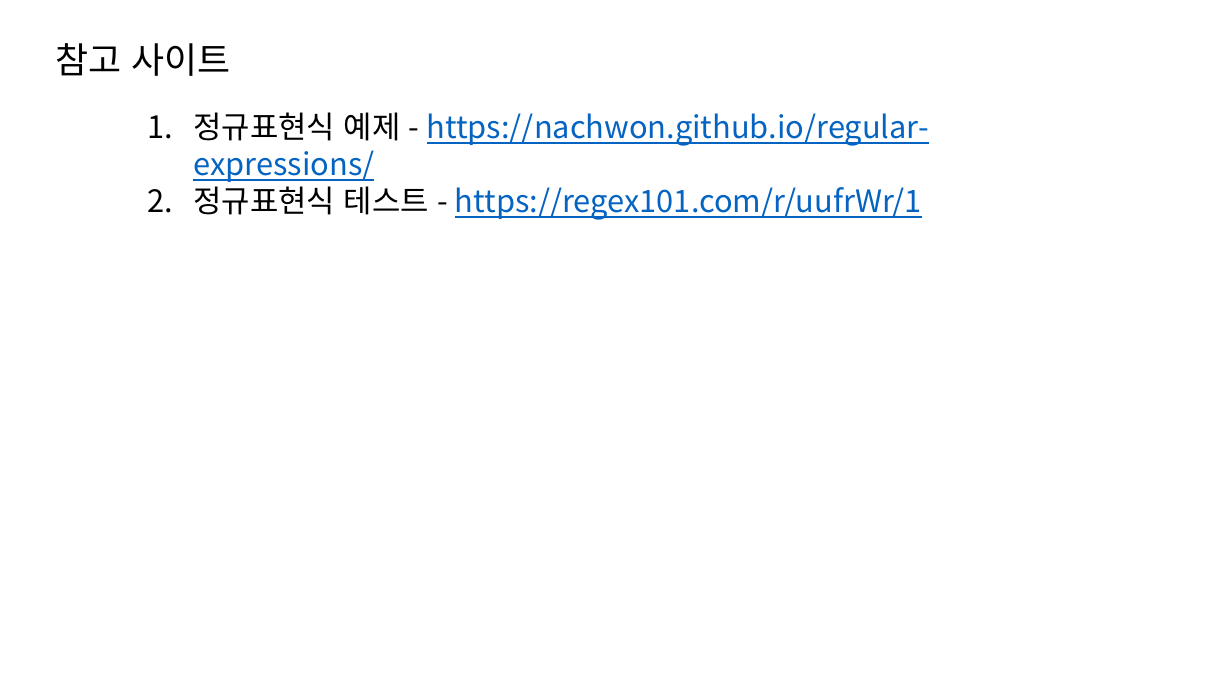
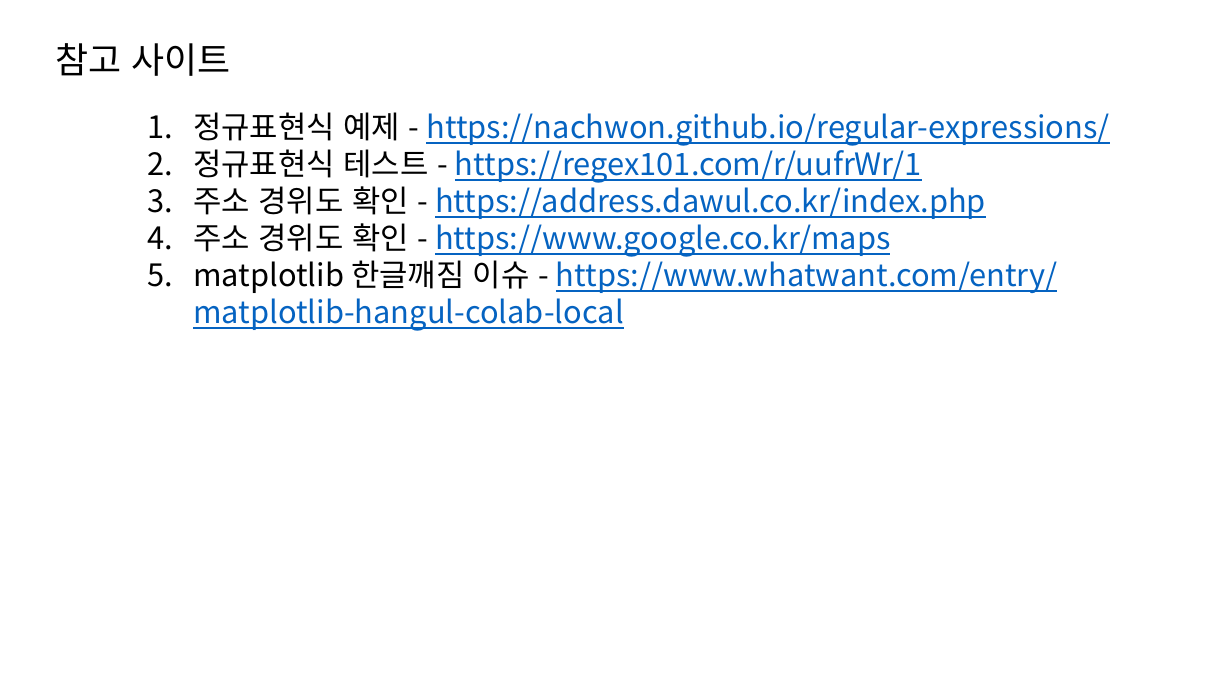
Before and after one commit to dev-hw/SeSAC-live_map, a slide deck: slide 24 of 230810.pptx (slide 17 before the commit). Drawn at 1232x693 pixels with LibreOffice and Linux fonts; fonts in the diff are those of the drawing. Boxes give left, top, right and bottom in pixels: in the first picture for what was removed or moved away, otherwise in the second. Text is boxed around its words. In the diff, an @@ line names an element or a change of style, - is before the commit and + after.

```diff
--- a/230810.pptx
+++ b/230810.pptx
@@ text at (x1=193, y1=181, x2=1058, y2=331): paragraphs added @@
+3. 주소 경위도 확인 - https://address.dawul.co.kr/index.php
+4. 주소 경위도 확인 - https://www.google.co.kr/maps
+5. matplotlib 한글깨짐 이슈 - https://www.whatwant.com/entry/matplotlib-hangul-colab-local
```
Also in this commit, not shown: 5 other slides changed, 8 slides added, 1 slide removed.
